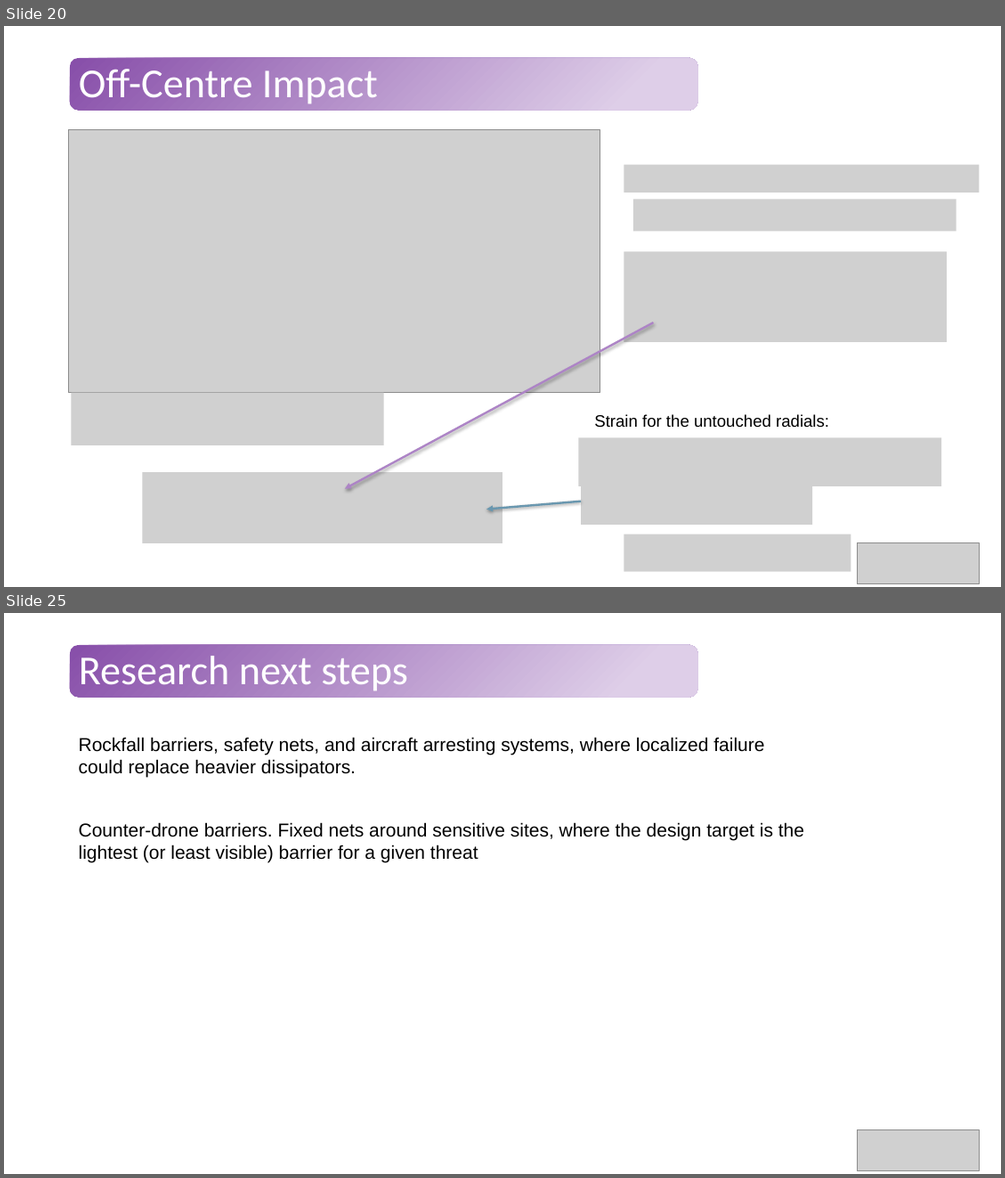
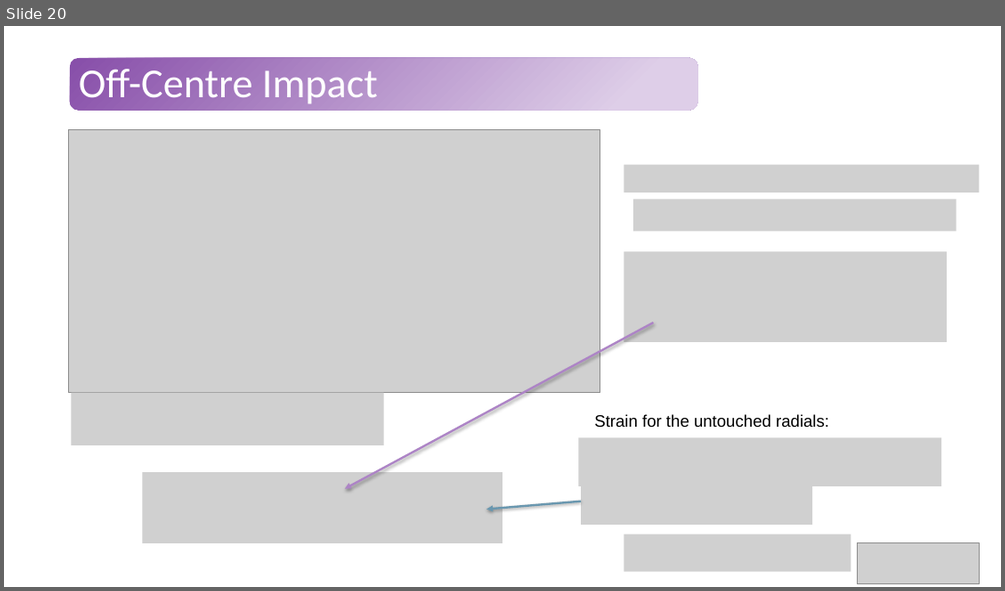
Before and after one commit to Tavi681/PoliPhysics, a slide deck: Tema 2/paper/Tema2.pptx. Shown one above the other, each under a label of ours: slides 20 and 25 before the commit, slide 20 after it; the slides between them are not shown. The pictures are 1005x1178 and 1005x591 pixels, drawn with LibreOffice and Linux fonts; fonts in the diff are those of the drawing; grey boxes stand for pictures. Boxes give left, top, right and bottom in pixels: in the first picture for what was removed or moved away, otherwise in the second. Text is boxed around its words. In the diff, an @@ line names an element or a change of style, - is before the commit and + after.

```diff
--- a/Tema 2/paper/Tema2.pptx
+++ b/Tema 2/paper/Tema2.pptx
@@ slide 25 removed at [4, 613, 1001, 1174], background #FFFFFF; not listed: 1 template element that a slide beside it also shows @@
@@ title removed at [79, 656, 408, 691] @@
-Research next steps
@@ text removed at [79, 737, 764, 778] @@
-Rockfall barriers, safety nets, and aircraft arresting systems, where localized failure
-could replace heavier dissipators.
@@ text removed at [79, 822, 804, 863] @@
-Counter-drone barriers. Fixed nets around sensitive sites, where the design target is the lightest (or least visible) barrier for a given threat
@@ picture removed at [858, 1130, 979, 1171] @@
```
Also in this commit, not shown: 4 slides changed, 6 slides added.
